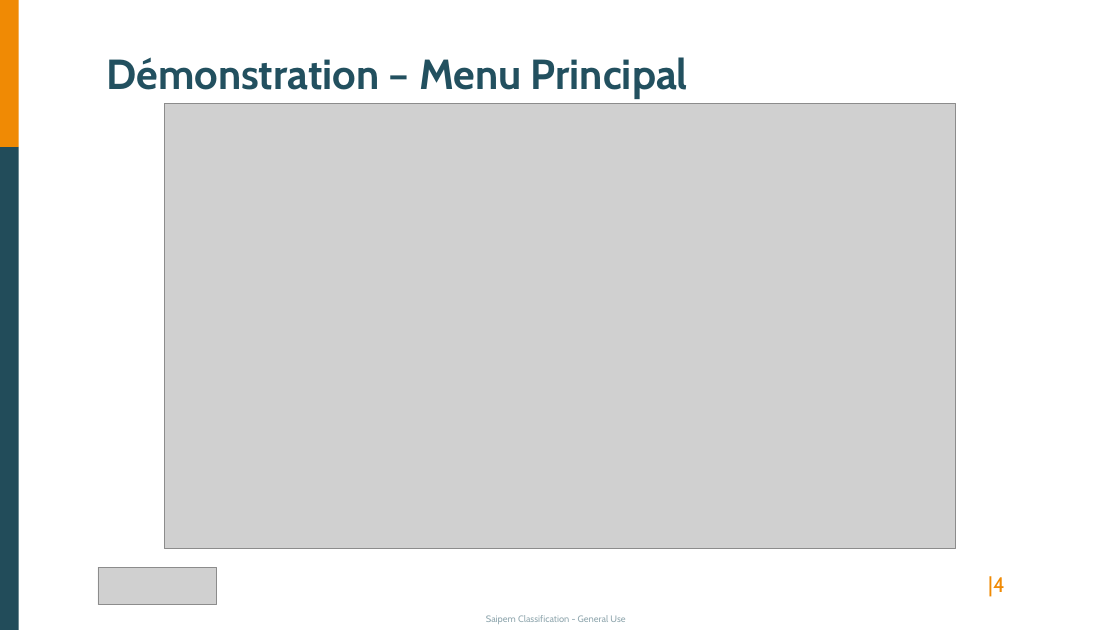
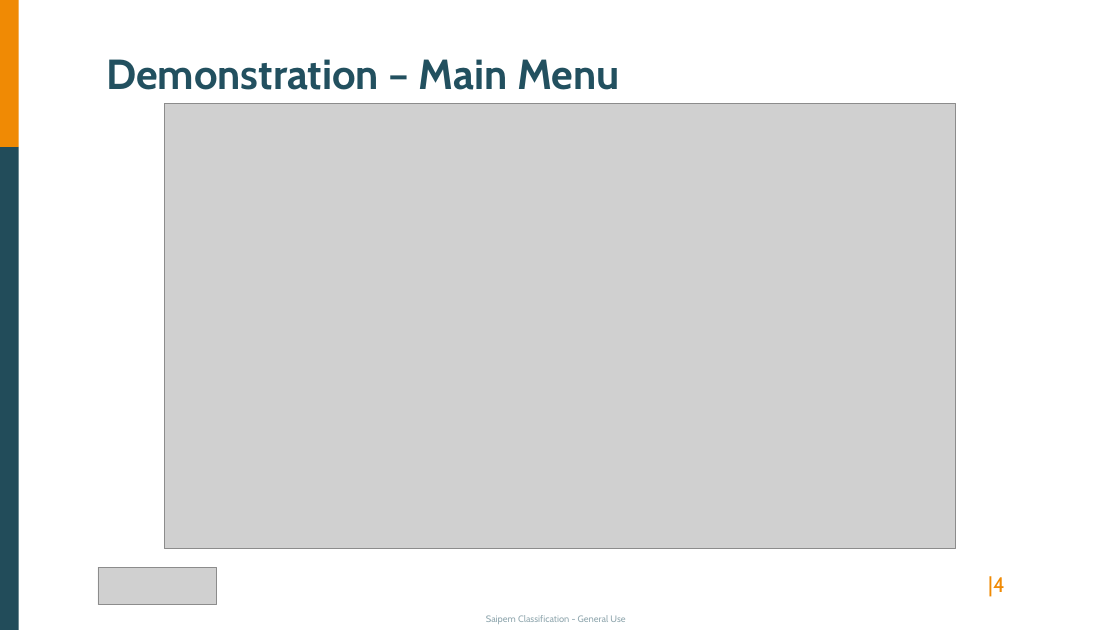
Before and after one commit to Starlight-25/DrillingMachine-DigitalTwin, a slide deck: slide 4 of ProjectInfo/Presentation.pptx. Drawn at 1120x630 pixels with LibreOffice and Linux fonts; fonts in the diff are those of the drawing; grey boxes stand for pictures. Boxes give left, top, right and bottom in pixels: in the first picture for what was removed or moved away, otherwise in the second. Text is boxed around its words. In the diff, an @@ line names an element or a change of style, - is before the commit and + after.

```diff
--- a/ProjectInfo/Presentation.pptx
+++ b/ProjectInfo/Presentation.pptx
@@ text at (106, 59, 619, 90): text changed @@
-Démonstration – Menu Principal
+Demonstration – Main Menu
```
Also in this commit, not shown: 6 other slides changed, 1 slide added, 1 other file.
